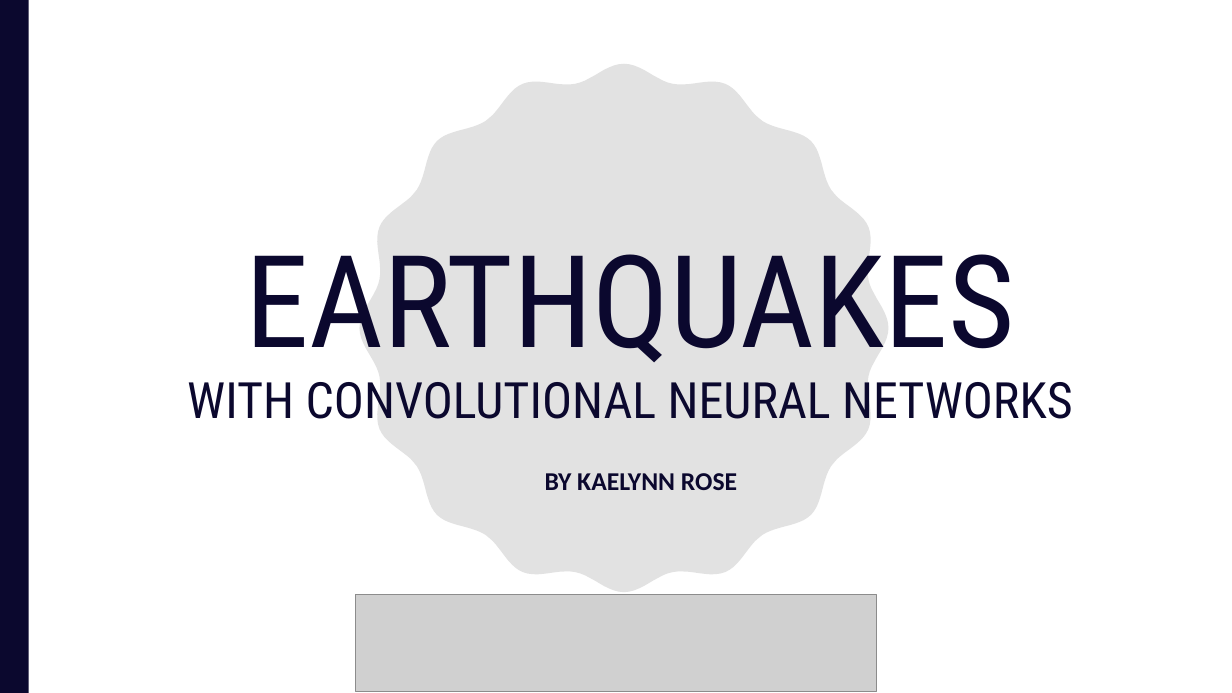
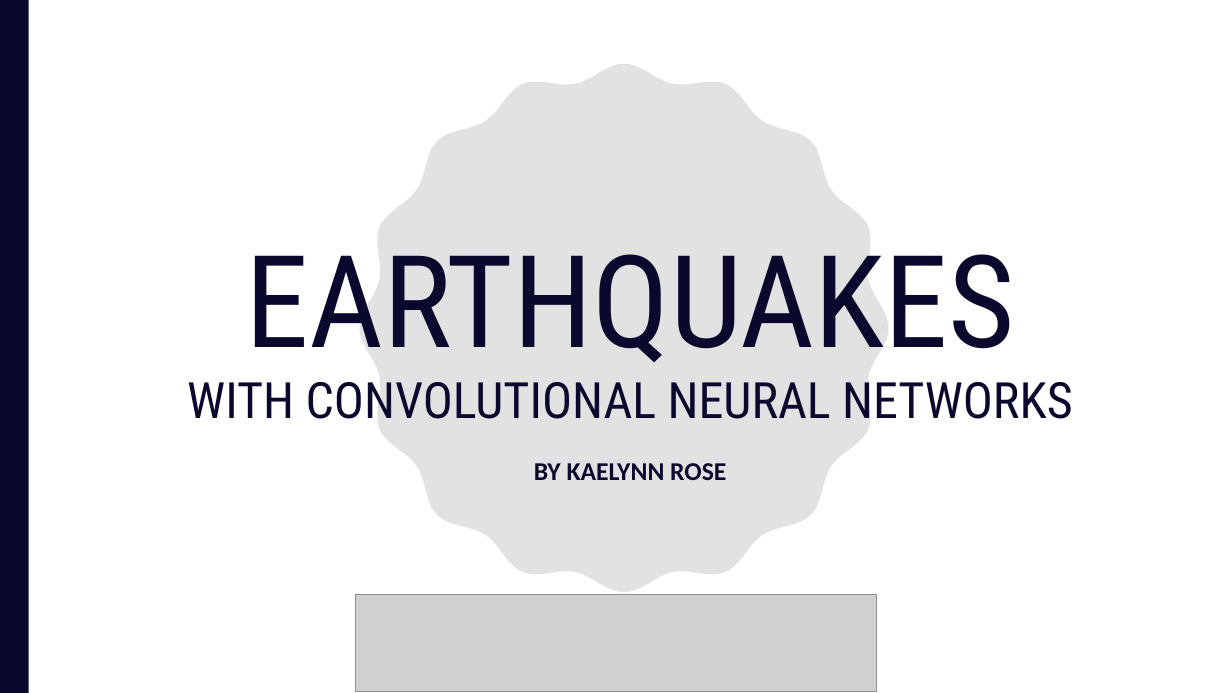
Before and after one commit to kaelynn-rose/EarthquakeClassification, a slide deck: slide 1 of presentation/earthquakes_with_cnns.pptx. Drawn at 1232x693 pixels with LibreOffice and Linux fonts; fonts in the diff are those of the drawing; grey boxes stand for pictures. Boxes give left, top, right and bottom in pixels: in the first picture for what was removed or moved away, otherwise in the second. Text is boxed around its words. In the diff, an @@ line names an element or a change of style, - is before the commit and + after.

```diff
--- a/presentation/earthquakes_with_cnns.pptx
+++ b/presentation/earthquakes_with_cnns.pptx
@@ subtitle "BY KAELYNN ROSE": place and size @@
-subtitle "BY KAELYNN ROSE" at <box>545,473,737,490</box>
+subtitle "BY KAELYNN ROSE" at <box>534,463,726,480</box>
```
Also in this commit, not shown: 4 other slides changed, 1 slide added, 1 slide removed, 1 other file.
